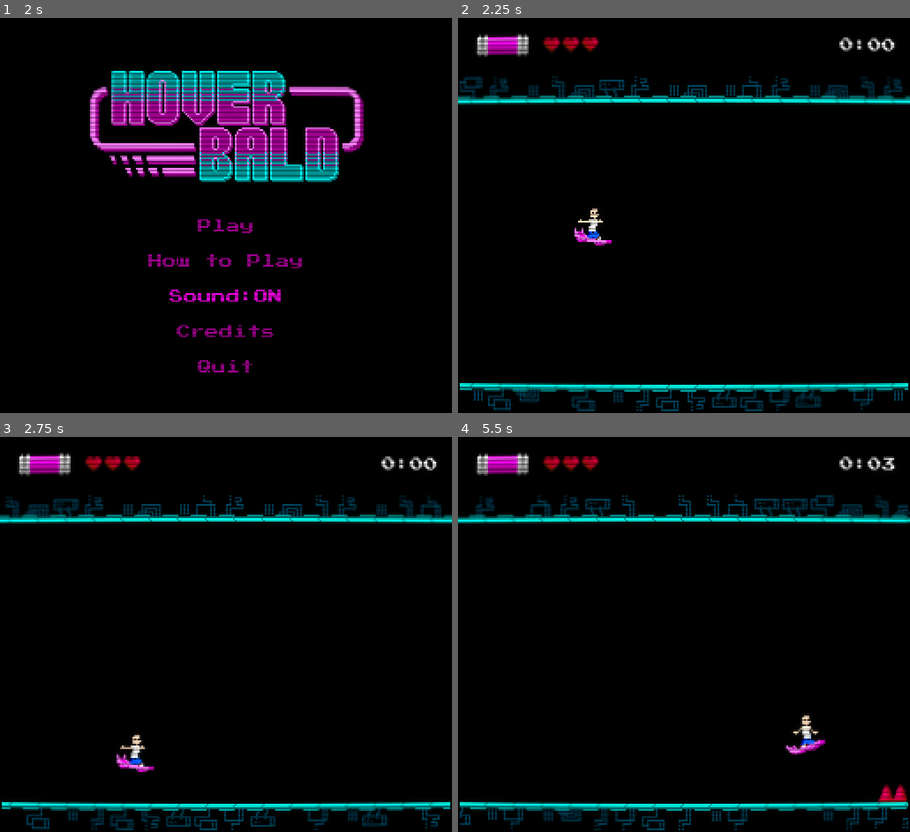
Above: before the commit, frames 1-4 (two rows, left to right).
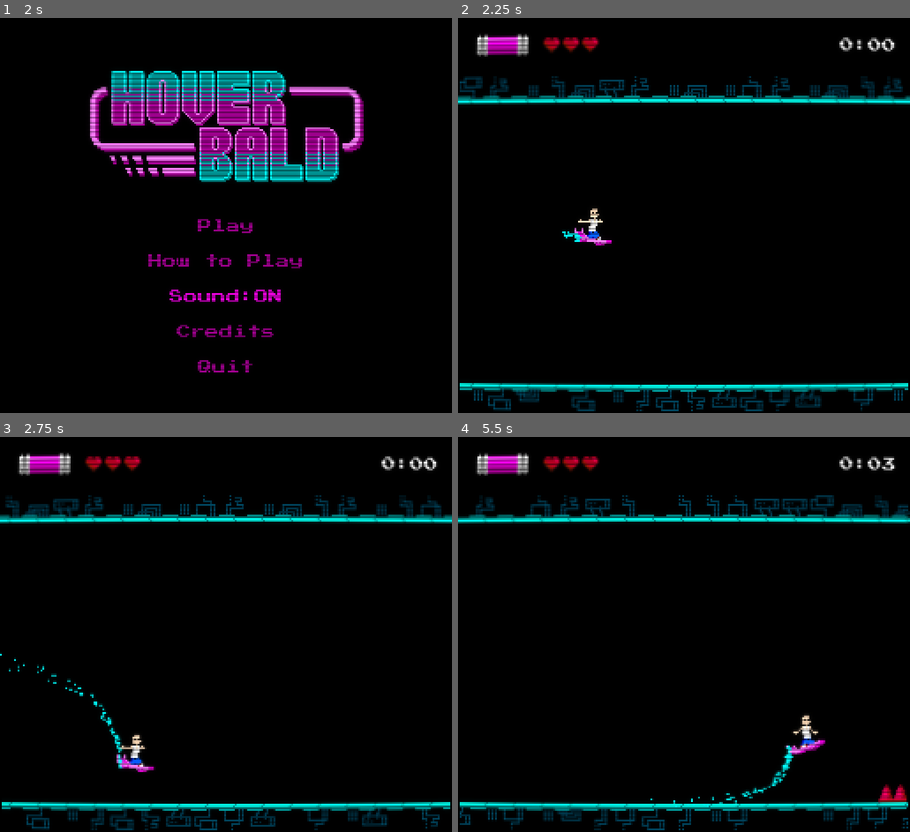
Above: after the commit, the same moments.

Repository: kernel00ps/Hoverbald
Game: Godot game, scene res://scenes/main_menu.tscn
Same seed, same stepped clock (60 frames per second), same inputs: the game is played once before the commit and once after it. Sound files missing from this copy of the repository are replaced by a short silence.
Inputs:
- Up to frame 1 (2 s): click "Sound:ON" at 0.5 s; click "Sound:OFF" at 1.25 s
- Up to frame 2 (2.25 s): click "Play" at 2 s
- Up to frame 3 (2.75 s): no input
- Up to frame 4 (5.5 s): hold D (RIGHT) 2.78-3.53 s; hold S (DOWN) 3.53-4.28 s; hold D (RIGHT) 4.28-5.03 s; hold Space (UP) from 5.03 s (still down)

Frame 1 is identical in both runs. In frame 2, less than 0.1% of the frame differs, in the area x 23-28%, y 54-57%; in frame 3, 0.3%; in frame 4, 0.3%, in the area x 42-75%, y 78-94%.

Commit message:
Particles

Diff:
--- /dev/null
+++ b/scenes/particles.tscn
@@ -0,0 +1,25 @@
+[gd_scene load_steps=3 format=3 uid="uid://u7lurqyjrtma"]
+
+[ext_resource type="Texture2D" uid="uid://emue62354gu6" path="res://assets/sprites/hover_particle_single_4x4.png" id="1_aknv4"]
+
+[sub_resource type="Curve" id="Curve_rqfw6"]
+_data = [Vector2(0, 1), 0.0, 0.0, 0, 0, Vector2(0.997717, 0.342391), 0.0, 0.0, 0, 0]
+point_count = 2
+
+[node name="Particles" type="CPUParticles2D"]
+texture_filter = 1
+rotation = -0.877901
+scale = Vector2(0.1, 0.1)
+amount = 50
+lifetime = 0.5
+randomness = 1.0
+texture = ExtResource("1_aknv4")
+particle_flag_align_y = true
+direction = Vector2(1, 1)
+spread = 180.0
+gravity = Vector2(-600, 0)
+initial_velocity_min = 831.5
+initial_velocity_max = 895.2
+angular_velocity_max = 189.37
+scale_amount_min = 0.5
+scale_amount_curve = SubResource("Curve_rqfw6")
--- a/scenes/player.tscn
+++ b/scenes/player.tscn
@@ -1,7 +1,8 @@
-[gd_scene load_steps=19 format=3 uid="uid://cs580vr1jmwkj"]
+[gd_scene load_steps=20 format=3 uid="uid://cs580vr1jmwkj"]
 
 [ext_resource type="Script" path="res://scripts/player.gd" id="1_ghomb"]
 [ext_resource type="Texture2D" uid="uid://ukhe765kh6xx" path="res://assets/sprites/player_movement_32x32.png" id="2_alsec"]
+[ext_resource type="PackedScene" uid="uid://u7lurqyjrtma" path="res://scenes/particles.tscn" id="3_queb3"]
 
 [sub_resource type="RectangleShape2D" id="RectangleShape2D_ll60y"]
 size = Vector2(5, 18)
@@ -175,3 +176,6 @@
 tree_root = SubResource("AnimationNodeStateMachine_4f6ul")
 anim_player = NodePath("../AnimationPlayer")
 parameters/Flying/blend_position = Vector2(-0.302944, -0.513889)
+
+[node name="Particles" parent="." instance=ExtResource("3_queb3")]
+position = Vector2(-10, 10)
--- a/scripts/game_over.gd
+++ b/scripts/game_over.gd
@@ -10,6 +10,7 @@
 	Globals.current_hp = Globals.MAX_HP
 
 func game_over() -> void:
+	Globals.camera_speed_modifier = 1
 	get_tree().paused = true
 	get_parent().play_gameover()
 	self.show()
--- a/scripts/main_menu.gd
+++ b/scripts/main_menu.gd
@@ -25,5 +25,4 @@
 func _on_shonja_button_pressed() -> void:
 	if Globals.is_sound_on:
 		$AudioStreamPlayer_pickup.play()
-		if not Globals.is_shonja:
-			Globals.is_shonja = true
+	Globals.is_shonja = not Globals.is_shonja
--- a/scripts/player.gd
+++ b/scripts/player.gd
@@ -8,6 +8,7 @@
 func _ready() -> void:
 	velocity = Vector2.ZERO
 	position.x -= 50
+	$Particles.scale *= 0.1
 
 func _physics_process(delta: float) -> void:
 
Binary file added: assets/sprites/hover_particle_single_4x4.png
Not shown, added: assets/sprites/hover_particle_single_4x4.png.import
